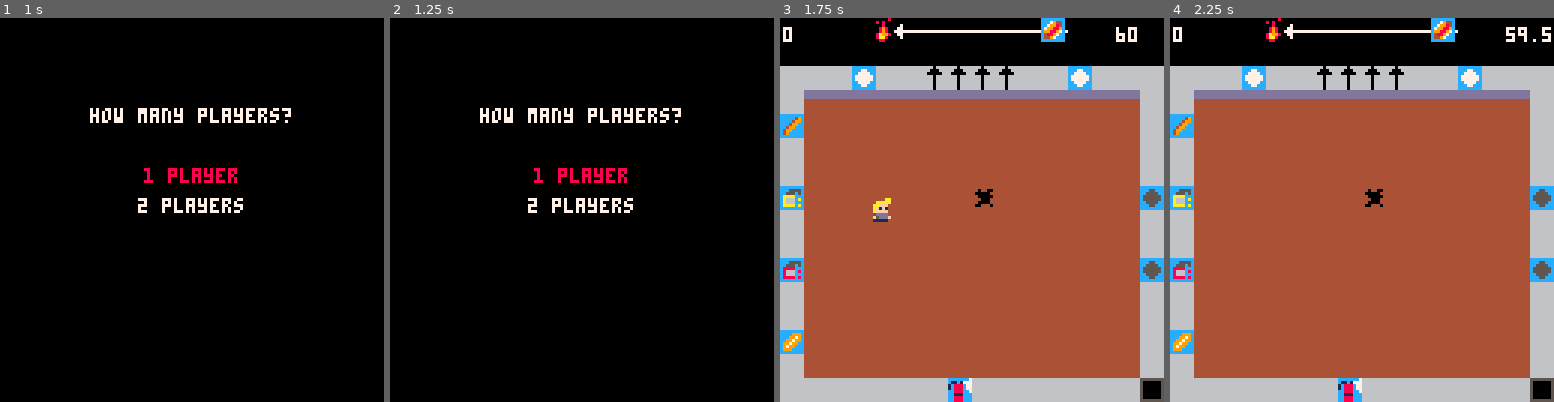
Above: before the commit, frames 1-4 (left to right).
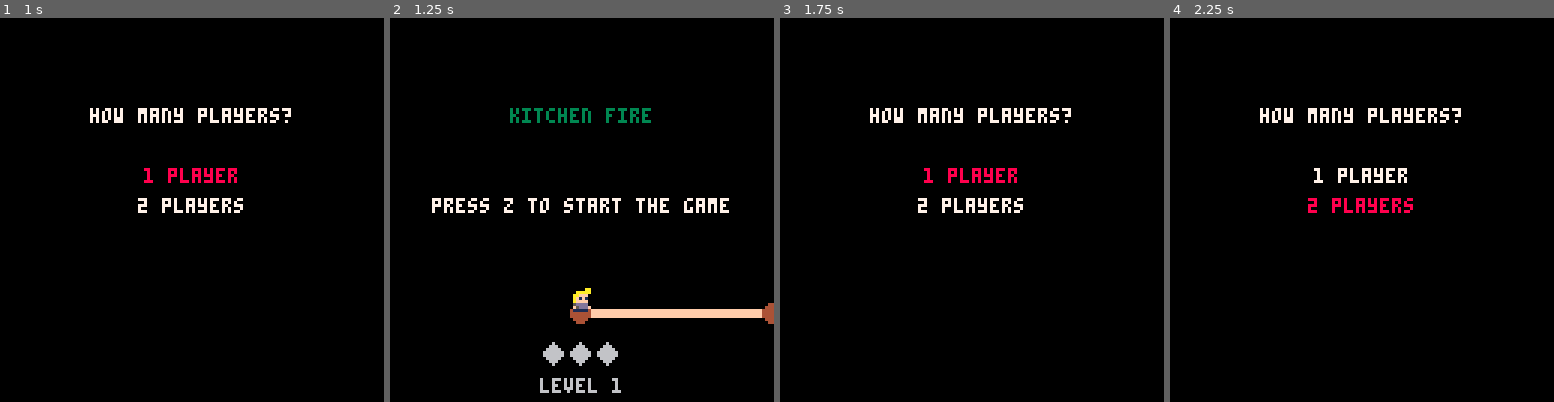
Above: after the commit, the same moments.

Repository: tducasse/kitchen-fire
Game: PICO-8 cartridge kitchen_fire.p8
Same seed, same stepped clock (60 frames per second), same inputs: the game is played once before the commit and once after it.
Inputs:
- Up to frame 1 (1 s): tap X (X key) at 0.33 s; tap O (Z key) at 0.7 s
- Up to frame 2 (1.25 s): tap X (X key) at 1.07 s
- Up to frame 3 (1.75 s): hold Right from 1.6 s (still down); tap O (Z key) at 1.7 s
- Up to frame 4 (2.25 s): tap X (X key) at 1.85 s; release Right at 2.1 s; tap O (Z key) at 2.1 s; hold Up from 2.15 s (still down)

Frame 1 is identical in both runs. In frame 2, 5.4% of the frame differs, in the area x 10-100%, y 23-98%; in frame 3, 88%; in frame 4, 88%, in the area x 0-100%, y 0-100%.

Commit message:
Add level 2

Diff:
--- a/collisions.lua
+++ b/collisions.lua
@@ -19,8 +19,8 @@
 
 
 function solid(x,y)
-	local map_x=flr(x/8)
-	local map_y=flr(y/8)
+	local map_x=flr(x/8)+levels[level].map_x
+	local map_y=flr(y/8)+levels[level].map_y
 	local map_sprite=mget(map_x,map_y)
 	local flag=fget(map_sprite)
 	return flag>=1 and flag~=hole
--- a/game.lua
+++ b/game.lua
@@ -96,7 +96,7 @@
 
 function game_draw()
 	cls()
-	map(0,0)
+	map(levels[level].map_x,levels[level].map_y)
 	if not p.dead then
 		spr(p.sprite,p.x,p.y,1,1,p.flip)
 		if p.bag.spr and not endt then
@@ -143,8 +143,8 @@
 			end
 		end
 	else
-		local map_x=flr((player.x+4)/8)
-		local map_y=flr((player.y+4)/8)
+		local map_x=flr((player.x+4)/8)+levels[level].map_x
+		local map_y=flr((player.y+4)/8)+levels[level].map_y
 		local tile=mget(map_x,map_y)
 		if fget(tile)==hole then
 			sfx(fall_sound)
@@ -181,18 +181,22 @@
 
 
 function draw_cooking_timer()
+	local map_x=levels[level].map_x
+	local map_y=levels[level].map_y
 	for item in all(cooking) do
+		local x=(item.x-map_x)*8
+		local y=(item.y-map_y)*8
 		local time_cooking=flr(time()-item.t)
 		if item.cooked and not item.burnt then
 			if (time()*1000)%2==0 then
-				rectfill(item.x*8,item.y*8+8,item.x*8+8,item.y*8+8,8)
+				rectfill(x,y+8,x+8,y+8,8)
 			end
 			break
 		elseif item.burnt then
 			break
 		else
 		for i=0,time_cooking do
-			pset(item.x*8+i,item.y*8+8,3)
+			pset(x+i,y+8,3)
 		end
 	end
 	end
@@ -340,8 +344,8 @@
 
 
 function get_around(mx,my)
-	local x=flr(mx/8)
-	local y=flr(my/8)
+	local x=flr(mx/8)+levels[level].map_x
+	local y=flr(my/8)+levels[level].map_y
 	local x_top,x_bottom,x_right,x_left=x,x,x+1,x-1
 	local y_top,y_bottom,y_right,y_left=y-1,y+1,y,y
 	local x_top_right,y_top_right=x+1,y-1
--- a/kitchen_fire.p8
+++ b/kitchen_fire.p8
@@ -30,20 +30,20 @@
 c4aa97ccc48877ccc4aa77cc50000005666660666660666660066666660000068a998007700000000000000007bbb70006666600cc5855cccc5455cccc8885cc
 c4497cccc4477cccc4477ccc50000005666666666660666666066666666000668aa800007000000000000000007b700000666000ccc55cccccc55cccccc55ccc
 cccccccccccccccccccccccc55555555666666666660666666666666666606660880000000000000000000000007000000060000cccccccccccccccccccccccc
-ddddddddccccccc7cccccccccccccccc444444440000000000000000000000000000000000000000000000000000000000000000000000000000000000000000
-ddddddddc11c1777ccc55cccccccc49c440440040000000000000000000000000000000000000000000000000000000000000000000000000000000000000000
-dddddddd1c888c77cc5555cccccc499c400000440000000000000000000000000000000000000000000000000000000000000000000000000000000000000000
-444444441c888c77c555555cccc499cc440000040000000000000000000000000000000000000000000000000000000000000000000000000000000000000000
-44444444cc888cc7c555555ccc499ccc444000440000000000000000000000000000000000000000000000000000000000000000000000000000000000000000
-44444444cc111ccccc5555ccc499cccc440000440000000000000000000000000000000000000000000000000000000000000000000000000000000000000000
-44444444cc888cccccc55cccc49ccccc400444040000000000000000000000000000000000000000000000000000000000000000000000000000000000000000
-44444444cc888ccccccccccccccccccc444444440000000000000000000000000000000000000000000000000000000000000000000000000000000000000000
+ddddddddccccccc7cccccccccccccccc444044440000000040000000000000040000000444404444444444444000000000000000000000000000000000000000
+ddddddddc11c1777ccc55cccccccc49c040440040000000044000000000000440000004404040004404004404400000000000000000000000000000000000000
+dddddddd1c888c77cc5555cccccc499c000000000000000044000000000000040000000400000044400000004400000000000000000000000000000000000000
+444444441c888c77c555555cccc499cc000000000000000040000000000000400000004000000004400000004000000000000000000000000000000000000000
+44444444cc888cc7c555555ccc499ccc000000000000000040000000000000440000000400000004040000004000000000000000000000000000000000000000
+44444444cc111ccccc5555ccc499cccc000000000000000044000000000000040000000400000044400000004400000000000000000000000000000000000000
+44444444cc888cccccc55cccc49ccccc000000000440040040000000000000040440040400000044440000004000404000000000000000000000000000000000
+44444444cc888ccccccccccccccccccc000000004444444440000000000000444444444400000004400000004444044400000000000000000000000000000000
 00000000000000000000000000000000000000000000000000000000000000000000000000000000000000000000000000000000000000000000000000000000
-00444400000000000000000000000000000000000000000000000000000000000000000000000000000000000000000000000000000000000000000000000000
-044fff40000000000000000000000000000000000000000000000000000000000000000000000000000000000000000000000000000000000000000000000000
-04f5f540000000000000000000000000000000000000000000000000000000000000000000000000000000000000000000000000000000000000000000000000
-04ffff40000000000000000000000000000000000000000000000000000000000000000000000000000000000000000000000000000000000000000000000000
-44eeee00000000000000000000000000000000000000000000000000000000000000000000000000000000000000000000000000000000000000000000000000
+00999900000000000000000000000000000000000000000000000000000000000000000000000000000000000000000000000000000000000000000000000000
+099fff90000000000000000000000000000000000000000000000000000000000000000000000000000000000000000000000000000000000000000000000000
+09f5f590000000000000000000000000000000000000000000000000000000000000000000000000000000000000000000000000000000000000000000000000
+09ffff90000000000000000000000000000000000000000000000000000000000000000000000000000000000000000000000000000000000000000000000000
+99eeee00000000000000000000000000000000000000000000000000000000000000000000000000000000000000000000000000000000000000000000000000
 0f8eeef0000000000000000000000000000000000000000000000000000000000000000000000000000000000000000000000000000000000000000000000000
 02222200000000000000000000000000000000000000000000000000000000000000000000000000000000000000000000000000000000000000000000000000
 
@@ -177,45 +177,45 @@
 
 
 __gff__
-00000102040810203028222426342c362e322a070606060600000000000c0b0a000d09030e00000000000000000000000000000000000000000000000000000000000000000000000000000000000000000000000000000000000000000000000000000000000000000000000000000000000000000000000000000000000000
+00000102040810203028222426342c362e322a070606060600000000000c0b0a000d09030e0e0e0e0e0e0e0e000000000000000000000000000000000000000000000000000000000000000000000000000000000000000000000000000000000000000000000000000000000000000000000000000000000000000000000000
 0000000000000000000000000000000000000000000000000000000000000000000000000000000000000000000000000000000000000000000000000000000000000000000000000000000000000000000000000000000000000000000000000000000000000000000000000000000000000000000000000000000000000000
 __map__
-0000000018191a1a1a1a1a1a0000000000000000000000000000000000000000000000000000000000000000000000000000000000000000000000000000000000000000000000000000000000000000000000000000000000000000000000000000000000000000000000000000000000000000000000000000000000000000
+0000000018191a1a1a1a1a1a000000000000000018191a1a1a1a1a1a00000000000000000000000000000000000000000000000000000000000000000000000000000000000000000000000000000000000000000000000000000000000000000000000000000000000000000000000000000000000000000000000000000000
 0000000000000000000000000000000000000000000000000000000000000000000000000000000000000000000000000000000000000000000000000000000000000000000000000000000000000000000000000000000000000000000000000000000000000000000000000000000000000000000000000000000000000000
-0202020702021515151502020702020200000000000000000000000000000000000000000000000000000000000000000000000000000000000000000000000000000000000000000000000000000000000000000000000000000000000000000000000000000000000000000000000000000000000000000000000000000000
-0220202020202020202020202020200200000000000000000000000000000000000000000000000000000000000000000000000000000000000000000000000000000000000000000000000000000000000000000000000000000000000000000000000000000000000000000000000000000000000000000000000000000000
-2301010101010101010101010101010200000000000000000000000000000000000000000000000000000000000000000000000000000000000000000000000000000000000000000000000000000000000000000000000000000000000000000000000000000000000000000000000000000000000000000000000000000000
-0201010101010101010101010101010200000000000000000000000000000000000000000000000000000000000000000000000000000000000000000000000000000000000000000000000000000000000000000000000000000000000000000000000000000000000000000000000000000000000000000000000000000000
-0201010101010101010101010101010200000000000000000000000000000000000000000000000000000000000000000000000000000000000000000000000000000000000000000000000000000000000000000000000000000000000000000000000000000000000000000000000000000000000000000000000000000000
-0501010101010101240101010101012200000000000000000000000000000000000000000000000000000000000000000000000000000000000000000000000000000000000000000000000000000000000000000000000000000000000000000000000000000000000000000000000000000000000000000000000000000000
-0201010101010101010101010101010200000000000000000000000000000000000000000000000000000000000000000000000000000000000000000000000000000000000000000000000000000000000000000000000000000000000000000000000000000000000000000000000000000000000000000000000000000000
-0201010101010101010101010101010200000000000000000000000000000000000000000000000000000000000000000000000000000000000000000000000000000000000000000000000000000000000000000000000000000000000000000000000000000000000000000000000000000000000000000000000000000000
-0601010101010101010101010101012200000000000000000000000000000000000000000000000000000000000000000000000000000000000000000000000000000000000000000000000000000000000000000000000000000000000000000000000000000000000000000000000000000000000000000000000000000000
-0201010101010101010101010101010200000000000000000000000000000000000000000000000000000000000000000000000000000000000000000000000000000000000000000000000000000000000000000000000000000000000000000000000000000000000000000000000000000000000000000000000000000000
-0201010101010101010101010101010200000000000000000000000000000000000000000000000000000000000000000000000000000000000000000000000000000000000000000000000000000000000000000000000000000000000000000000000000000000000000000000000000000000000000000000000000000000
-0401010101010101010101010101010200000000000000000000000000000000000000000000000000000000000000000000000000000000000000000000000000000000000000000000000000000000000000000000000000000000000000000000000000000000000000000000000000000000000000000000000000000000
-0201010101010101010101010101010200000000000000000000000000000000000000000000000000000000000000000000000000000000000000000000000000000000000000000000000000000000000000000000000000000000000000000000000000000000000000000000000000000000000000000000000000000000
-0202020202020221020202020202021300000000000000000000000000000000000000000000000000000000000000000000000000000000000000000000000000000000000000000000000000000000000000000000000000000000000000000000000000000000000000000000000000000000000000000000000000000000
-…(23 lines of a section not shown)…
+0202020702021515151502020702020200252525252525252525252525252500000000000000000000000000000000000000000000000000000000000000000000000000000000000000000000000000000000000000000000000000000000000000000000000000000000000000000000000000000000000000000000000000
+0220202020202020202020202020200227210101010101010101010101011326000000000000000000000000000000000000000000000000000000000000000000000000000000000000000000000000000000000000000000000000000000000000000000000000000000000000000000000000000000000000000000000000
+2301010101010101010101010101010227010101012a24242424290101010126000000000000000000000000000000000000000000000000000000000000000000000000000000000000000000000000000000000000000000000000000000000000000000000000000000000000000000000000000000000000000000000000
+0201010101010101010101010101010227010101012b25252500272201010126000000000000000000000000000000000000000000000000000000000000000000000000000000000000000000000000000000000000000000000000000000000000000000000000000000000000000000000000000000000000000000000000
+0201010101010101010101010101010227010101010101010126270201010126000000000000000000000000000000000000000000000000000000000000000000000000000000000000000000000000000000000000000000000000000000000000000000000000000000000000000000000000000000000000000000000000
+0501010101010101010101010101012227230101010101010126270201010126000000000000000000000000000000000000000000000000000000000000000000000000000000000000000000000000000000000000000000000000000000000000000000000000000000000000000000000000000000000000000000000000
+0201010101010101010101010101010227020101010101010126272201010126000000000000000000000000000000000000000000000000000000000000000000000000000000000000000000000000000000000000000000000000000000000000000000000000000000000000000000000000000000000000000000000000
+020101010101010101010101010101022704010101010101012b280101010126000000000000000000000000000000000000000000000000000000000000000000000000000000000000000000000000000000000000000000000000000000000000000000000000000000000000000000000000000000000000000000000000
+0601010101010101010101010101012227010101012a29010101010101011426000000000000000000000000000000000000000000000000000000000000000000000000000000000000000000000000000000000000000000000000000000000000000000000000000000000000000000000000000000000000000000000000
+0201010101010101010101010101010227010101012627010101010101011426000000000000000000000000000000000000000000000000000000000000000000000000000000000000000000000000000000000000000000000000000000000000000000000000000000000000000000000000000000000000000000000000
+0201010101010101010101010101010227010101012627010101010101011426000000000000000000000000000000000000000000000000000000000000000000000000000000000000000000000000000000000000000000000000000000000000000000000000000000000000000000000000000000000000000000000000
+0401010101010101010101010101010227010101012627070202070101010126000000000000000000000000000000000000000000000000000000000000000000000000000000000000000000000000000000000000000000000000000000000000000000000000000000000000000000000000000000000000000000000000
+0201010101010101010101010101010227050202062600242424290101010126000000000000000000000000000000000000000000000000000000000000000000000000000000000000000000000000000000000000000000000000000000000000000000000000000000000000000000000000000000000000000000000000
+0202020202020221020202020202021300242424240000000000002424242400000000000000000000000000000000000000000000000000000000000000000000000000000000000000000000000000000000000000000000000000000000000000000000000000000000000000000000000000000000000000000000000000
+…(23 lines of a section not shown)…
--- a/levels.lua
+++ b/levels.lua
@@ -19,19 +19,19 @@
 	[2]={
 		rank=0,
 		music=music_level_2,
-		star1=30,
-		star2=50,
-		star3=70,
-		duration=60,
-		recipe_time=5,
-		map_x=0,
+		star1=20,
+		star2=40,
+		star3=60,
+		duration=90,
+		recipe_time=8,
+		map_x=16,
 		map_y=0,
 		x=30,
 		y=60,
-		x2=50,
+		x2=90,
 		y2=60,
-		plates={{x=3,y=2},{x=12,y=2}},
-		pans={{x=15,y=7},{x=15,y=10}}
+		plates={{x=23,y=13},{x=26,y=13}},
+		pans={{x=27,y=5},{x=27,y=8}}
 	},
 	[3]={
 		rank=0,
--- a/players.lua
+++ b/players.lua
@@ -7,6 +7,7 @@
 		two_players=not two_players
 	end
 	if btnp(4) then start_game() end
+	if btnp(5) then go_to_title() end
 end
 
 
